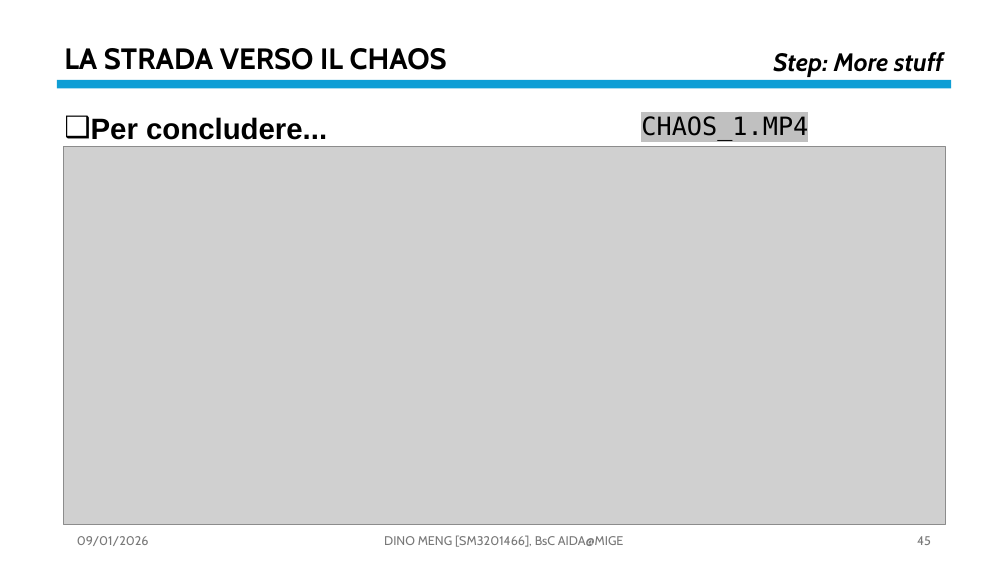
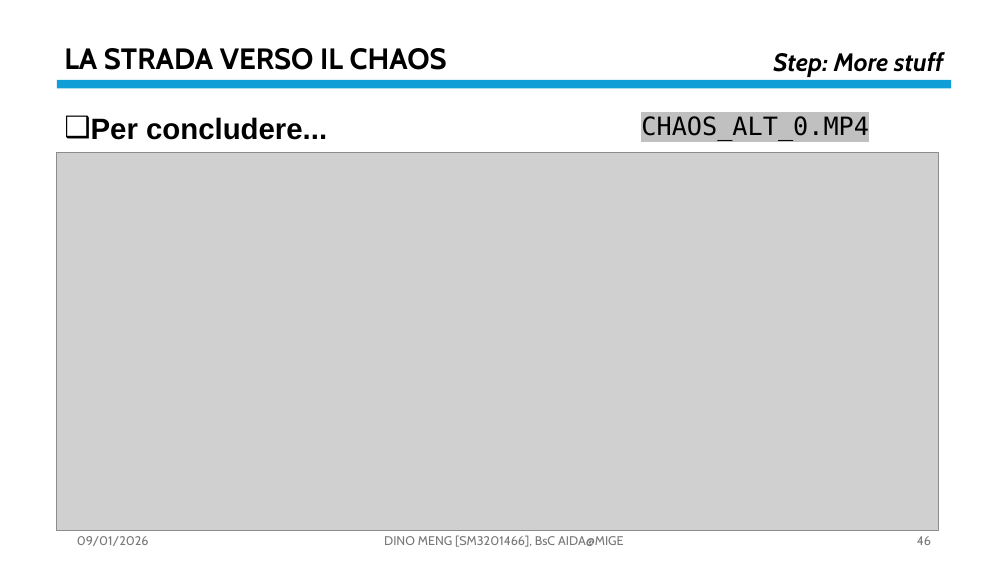
Before and after one commit to OdinMeng/AIDA-UNIVERSITY-NOTES-2025-2026, a slide deck: slide 46 of Complex Systems/project/PresentationPROJECTSM3201466.pptx (slide 45 before the commit). Drawn at 1008x567 pixels with LibreOffice and Linux fonts; fonts in the diff are those of the drawing; grey boxes stand for pictures. Boxes give left, top, right and bottom in pixels: in the first picture for what was removed or moved away, otherwise in the second. Text is boxed around its words. In the diff, an @@ line names an element or a change of style, - is before the commit and + after.

Commit message:
MORE  CHAOSSSSS

```diff
--- a/Complex Systems/project/PresentationPROJECTSM3201466.pptx
+++ b/Complex Systems/project/PresentationPROJECTSM3201466.pptx
@@ text at bbox=[641, 116, 869, 141]: text changed @@
-CHAOS_1.MP4
+CHAOS_ALT_0.MP4
@@ picture: place and size @@
-picture at bbox=[63, 147, 945, 525]
+picture at bbox=[57, 153, 939, 531]
@@ page number at bbox=[917, 536, 931, 545]: text changed @@
-45
+46
```
Also in this commit, not shown: 5 other slides changed, 1 slide added, 4 other files.
